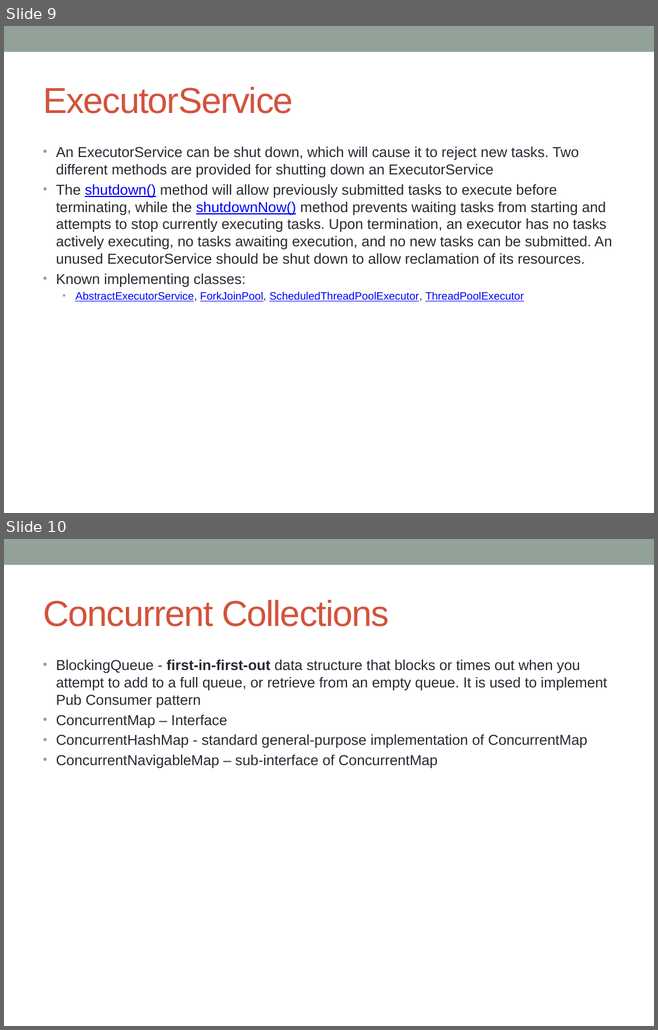
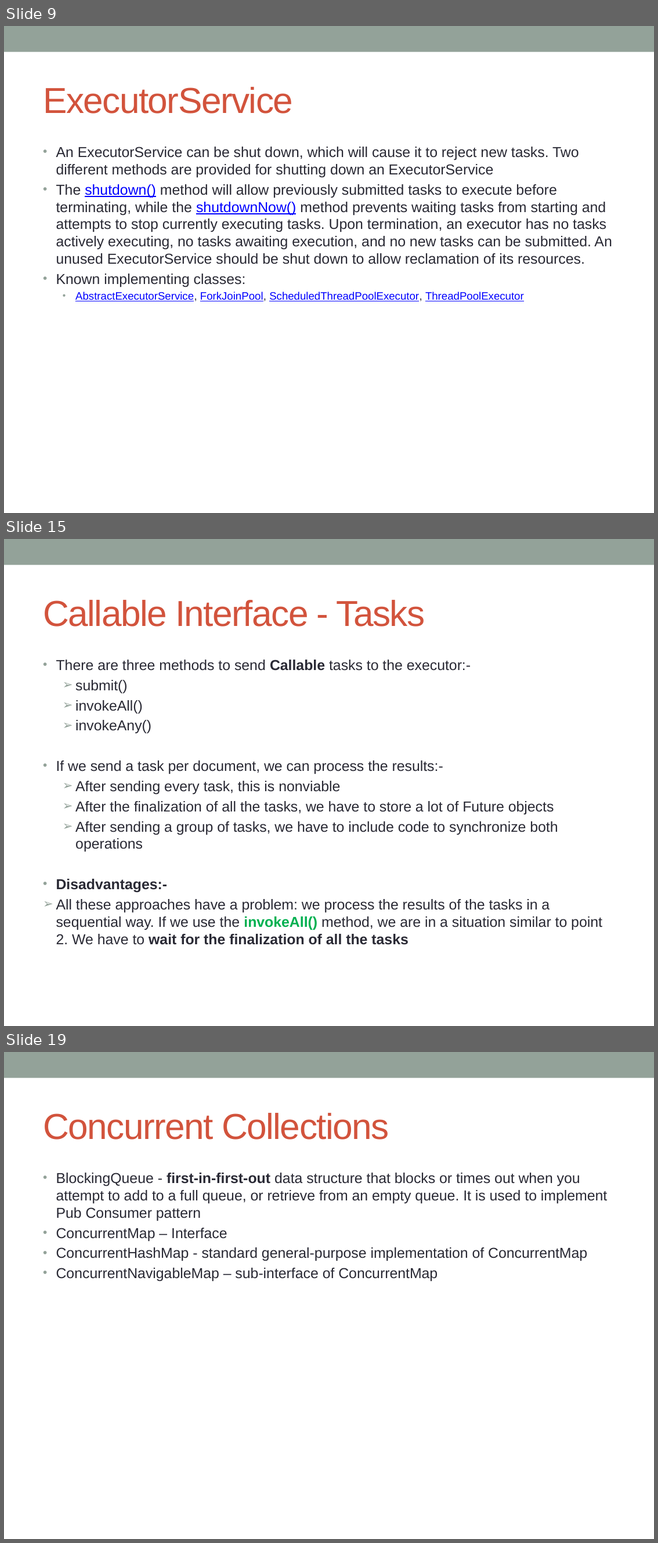
Before and after one commit to notionquest/ProjectDocumentation, a slide deck: MultiThreading.pptx. Shown one above the other, each under a label of ours: slides 9 and 10 before the commit, slides 9, 15 and 19 after it; the slides between them are not shown. The pictures are 658x1030 and 658x1543 pixels, drawn with LibreOffice and Linux fonts; fonts in the diff are those of the drawing. Boxes give left, top, right and bottom in pixels: in the first picture for what was removed or moved away, otherwise in the second. Text is boxed around its words. In the diff, an @@ line names an element or a change of style, - is before the commit and + after.

Commit message:
Executor in detail, Future and Callable difference

```diff
--- a/MultiThreading.pptx
+++ b/MultiThreading.pptx
@@ slide 15 added at (4,539,654,1026), background #FFFFFF; not listed: 1 template element that a slide beside it also shows @@
@@ title added at (43,600,425,627), 40 pt, text #D2533C @@
+Callable Interface - Tasks
@@ text added at (56,660,602,945), 16 pt, text #292934 @@
+• There are three methods to send Callable tasks to the executor:-
+  ➢ submit()
+  ➢ invokeAll()
+  ➢ invokeAny()
+• If we send a task per document, we can process the results:-
+  ➢ After sending every task, this is nonviable
+  ➢ After the finalization of all the tasks, we have to store a lot of Future objects
+  ➢ After sending a group of tasks, we have to include code to synchronize both operations
+• Disadvantages:-
+➢ All these approaches have a problem: we process the results of the tasks in a sequential way. If we use the invokeAll() method, we are in a situation similar to point 2. We have to wait for the finalization of all the tasks
@@ what was slide 10 is now slide 19 @@
```
Also in this commit, not shown: 8 other slides added.
